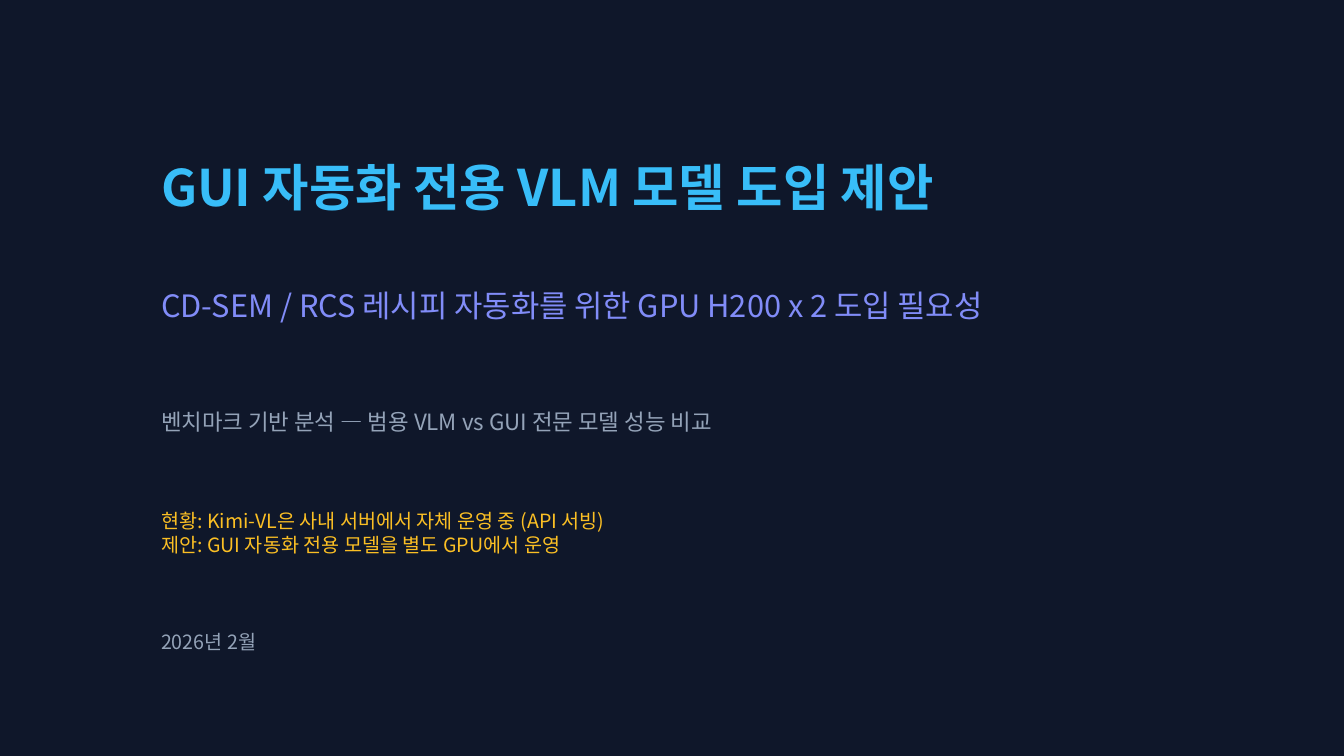
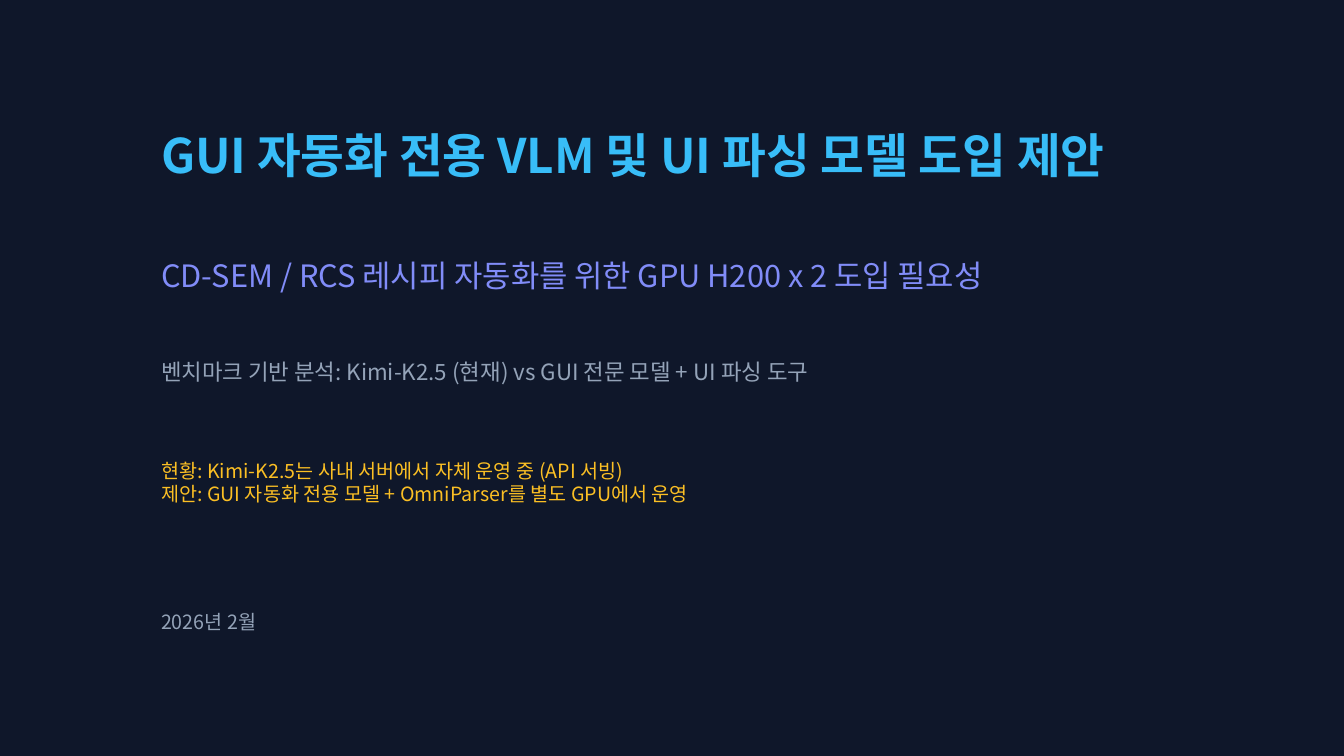
Before and after one commit to DarrenKoi/auto_recipe_creator, a slide deck: slide 1 of docs/gui_vlm_gpu_h200_proposal.pptx. Drawn at 1344x756 pixels with LibreOffice and Linux fonts; fonts in the diff are those of the drawing. Boxes give left, top, right and bottom in pixels: in the first picture for what was removed or moved away, otherwise in the second. Text is boxed around its words. In the diff, an @@ line names an element or a change of style, - is before the commit and + after.

```diff
--- a/docs/gui_vlm_gpu_h200_proposal.pptx
+++ b/docs/gui_vlm_gpu_h200_proposal.pptx
@@ text at bbox=[161, 133, 1105, 178]: text changed; size 36 to 34 pt @@
-GUI 자동화 전용 VLM 모델 도입 제안
+GUI 자동화 전용 VLM 및 UI 파싱 모델 도입 제안
@@ text "CD-SEM / RCS 레시피 자동화를 ...": place and size @@
-text "CD-SEM / RCS 레시피 자동화를 ..." at bbox=[161, 291, 983, 320]
+text "CD-SEM / RCS 레시피 자동화를 ..." at bbox=[161, 261, 983, 290]
@@ text at bbox=[161, 361, 808, 384]: text changed @@
-벤치마크 기반 분석 — 범용 VLM vs GUI 전문 모델 성능 비교
+벤치마크 기반 분석: Kimi-K2.5 (현재) vs GUI 전문 모델 + UI 파싱 도구
@@ text at bbox=[161, 461, 688, 503]: text changed @@
-현황: Kimi-VL은 사내 서버에서 자체 운영 중 (API 서빙)
-제안: GUI 자동화 전용 모델을 별도 GPU에서 운영
+현황: Kimi-K2.5는 사내 서버에서 자체 운영 중 (API 서빙)
+제안: GUI 자동화 전용 모델 + OmniParser를 별도 GPU에서 운영
@@ text "2026년 2월": place and size @@
-text "2026년 2월" at bbox=[161, 633, 256, 651]
+text "2026년 2월" at bbox=[161, 613, 256, 631]
```
Also in this commit, not shown: 7 other slides changed, 1 slide added, 2 other files.
